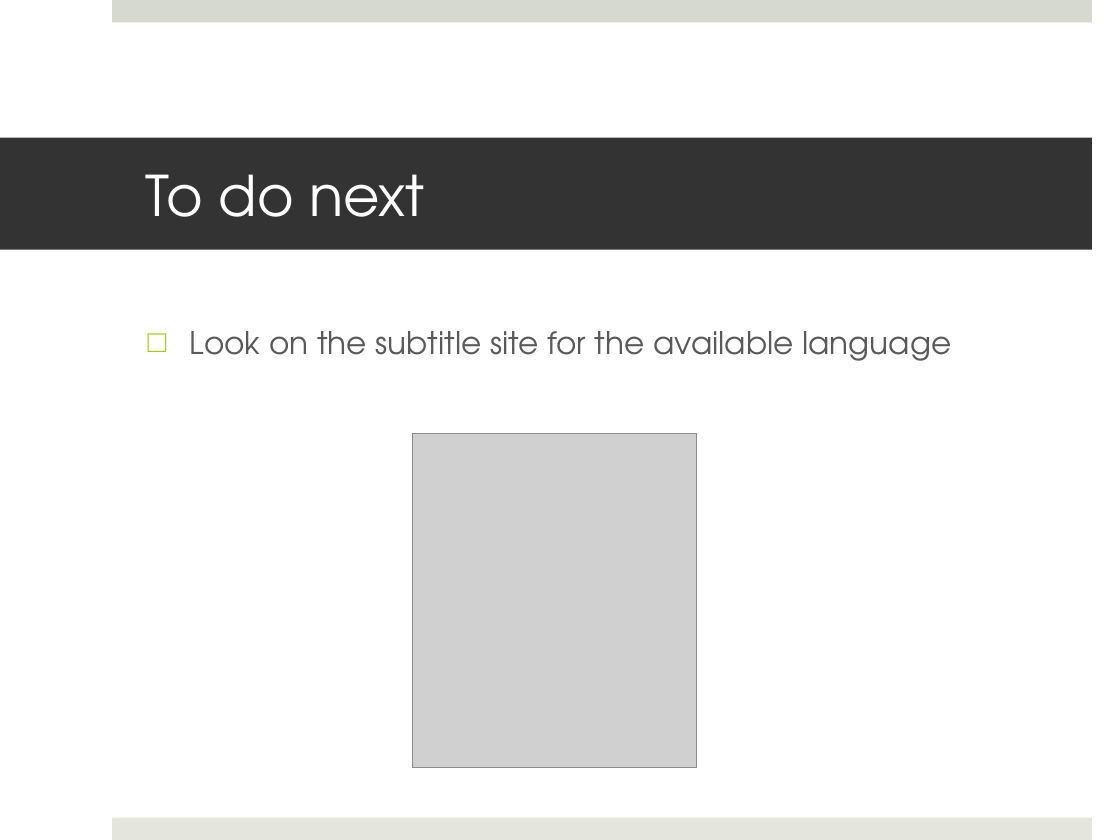
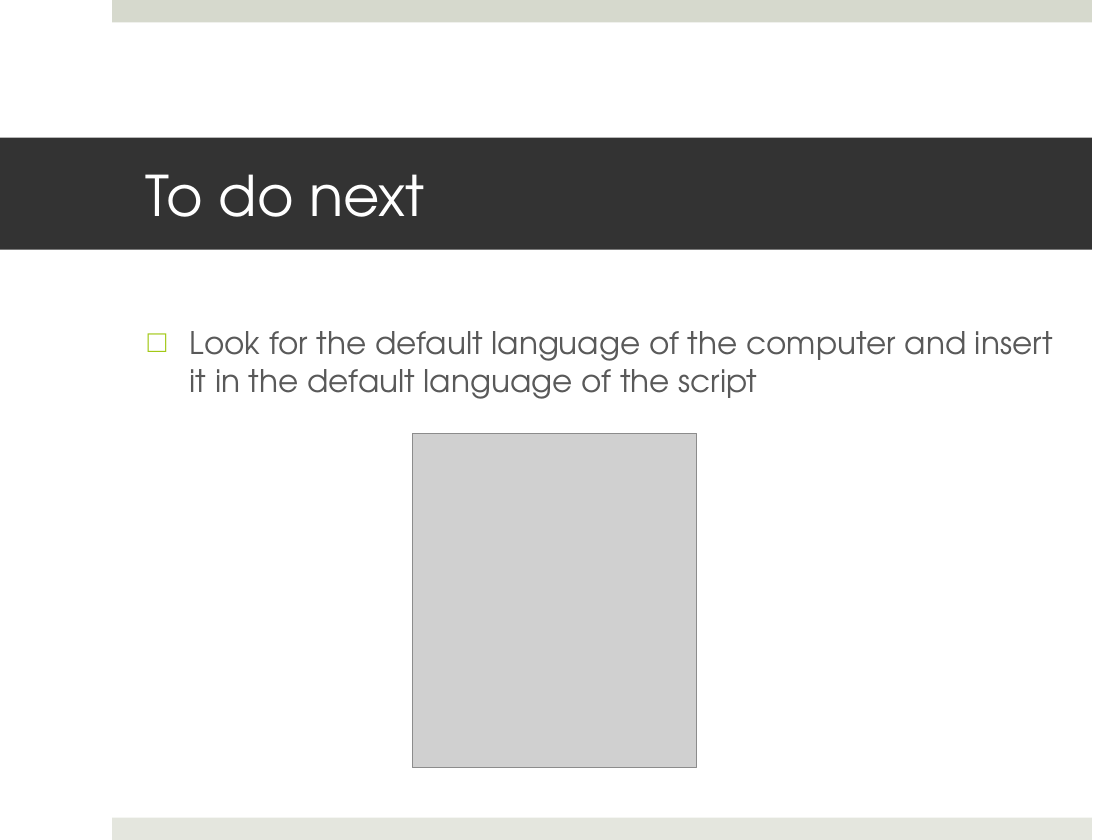
Before and after one commit to kiago/isepse2014, a slide deck: slide 5 of jessica.besagni/projects/Subtitles 2605.pptx (slide 4 before the commit). Drawn at 1120x840 pixels with LibreOffice and Linux fonts; fonts in the diff are those of the drawing; grey boxes stand for pictures. Boxes give left, top, right and bottom in pixels: in the first picture for what was removed or moved away, otherwise in the second. Text is boxed around its words. In the diff, an @@ line names an element or a change of style, - is before the commit and + after.

```diff
--- a/jessica.besagni/projects/Subtitles 2605.pptx
+++ b/jessica.besagni/projects/Subtitles 2605.pptx
@@ text at [190,331,1053,399]: text changed @@
-□ Look on the subtitle site for the available language
+□ Look for the default language of the computer and insert it in the default language of the script
```
Also in this commit, not shown: 2 other slides changed, 1 slide added.
